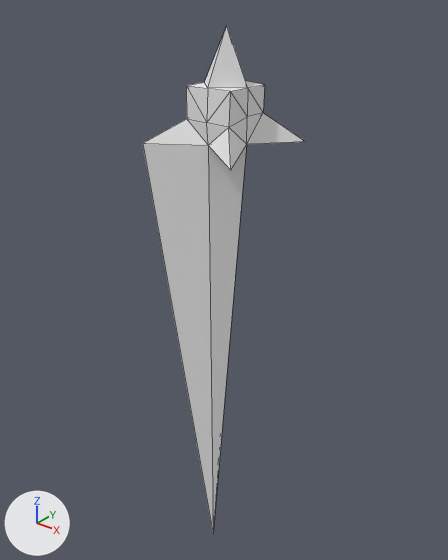
One commit to the OBJ model src/textures/SpaceShip.obj: the scene before it, then after it.
The view is the same before and after, from a 50 mm lens placed at (14.5, -17.7, 4.7), pointed at (-0.5, 1.0, -6.9). Arrows for +X, +Y and +Z are at lower left; the lights stay in place. Mesh edges are drawn as thin lines. Where no turn or scale is listed for an object, it has been applied to the vertices.

Script lines for the objects in view, before the commit:
```python
mat_black = principled_material('Black')
mat_black.base_color = (0.8, 0.8, 0.8)  # white #e7e7e7
mat_black.roughness = 1.0
mat_material = principled_material('Material')
mat_material.base_color = (0.8, 0.8, 0.8)  # white #e7e7e7
mat_material.roughness = 1.0
mat_white = principled_material('White')
mat_white.base_color = (0.8, 0.8, 0.8)  # white #e7e7e7
mat_white.roughness = 1.0
me_spaceship = bpy.data.meshes.new('SpaceShip')
me_spaceship.from_pydata(...)  # 28 vertices, 48 faces, 1 loose edge; spans x -2.3..2.2, y -1.9..2.8, z -20.0..3.3
# faces by material slot: [8, 8, 32]
me_spaceship.materials.append(mat_material)  # white #e7e7e7
me_spaceship.materials.append(mat_black)  # white #e7e7e7
me_spaceship.materials.append(mat_white)  # white #e7e7e7
ob_spaceship = bpy.data.objects.new('SpaceShip', me_spaceship)
ob_spaceship.location = (0.0, 0.0, 0.0)
```
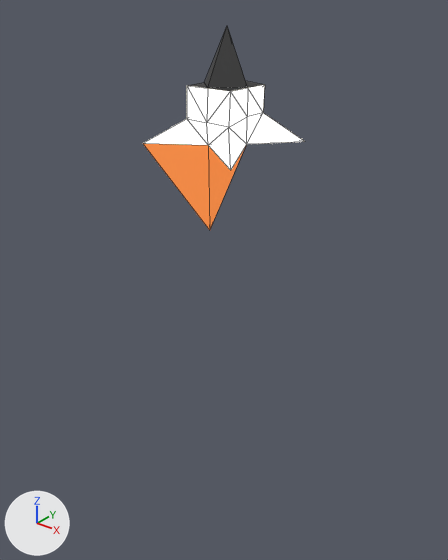
The newer file is also turned or shifted as a whole; pictures and numbers use the older file's frame.

What changed in the scene script:
```text
Change mat_material:
    mat_material.base_color: (0.8, 0.8, 0.8) -> (0.465, 0.13, 0.0287)  # white #e7e7e7 -> orange #b6652f
    add mat_material.emission_color = (0.679, 0.19, 0.0419)  # orange #d7793a
    add mat_material.emission_strength = 1.0
Change mat_black:
    mat_black.base_color: (0.8, 0.8, 0.8) -> (0.00575, 0.00575, 0.00575)  # white #e7e7e7 -> black #111111
    add mat_black.emission_strength = 1.0
Change mat_white:
    mat_white.base_color: (0.8, 0.8, 0.8) -> (1.0, 0.955, 0.866)  # white #e7e7e7 -> white #fffaef
    add mat_white.emission_strength = 1.0
Change me_spaceship:
    where me_spaceship.from_pydata(...)  # 28 vertices, 48 faces, 1 loose edge; spans x -2.3..2.2, y -1.9..2.8, z -20.0..3.3
    used by ob_spaceship; location = (0.0, 0.0, 0.0)
    me_spaceship part 1
    me_spaceship.vertices[25].co: (0.2, -0.7, -20.0) -> (-0.4, 0.0, -4.3)  # not seen -> pixel (209, 230)
```

What differs and where, as boxes (x1, y1, x2, y2) in the pictures (448 x 560 px; the box of a moved part takes in the faces that stretch with it):
'SpaceShip', recoloured, surface changed, reshaped (60% shorter)
    before: (143, 26, 305, 531)
    after: (143, 27, 305, 230)
part 1 of me_spaceship, moved or reshaped
    before: (143, 143, 247, 531)
    after: (143, 143, 246, 230)
